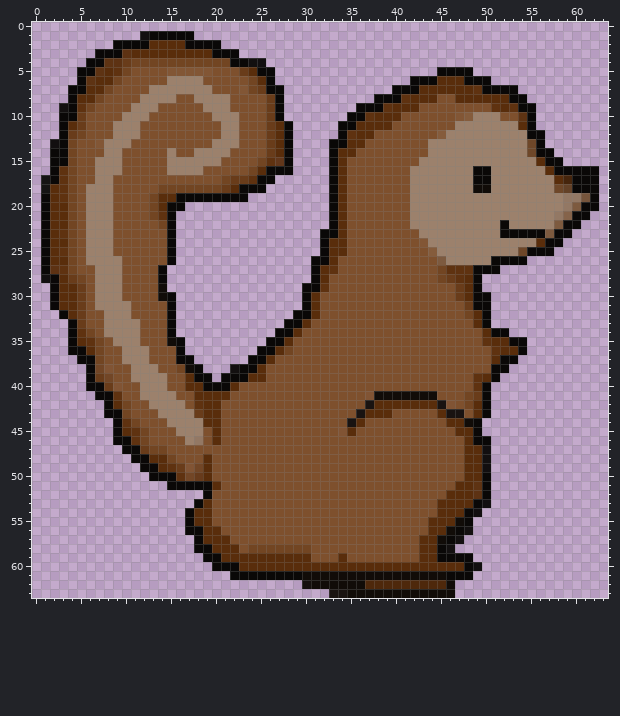
Pixel-art sprite: Assets/pixelArt/walkingAnimation/walking4.png. Above, as it was before the edit.
The file is 64x64 pixels. Pixels under 10% opacity are left out. Colours within 5 levels of each other are drawn and written as one.
Once edited:
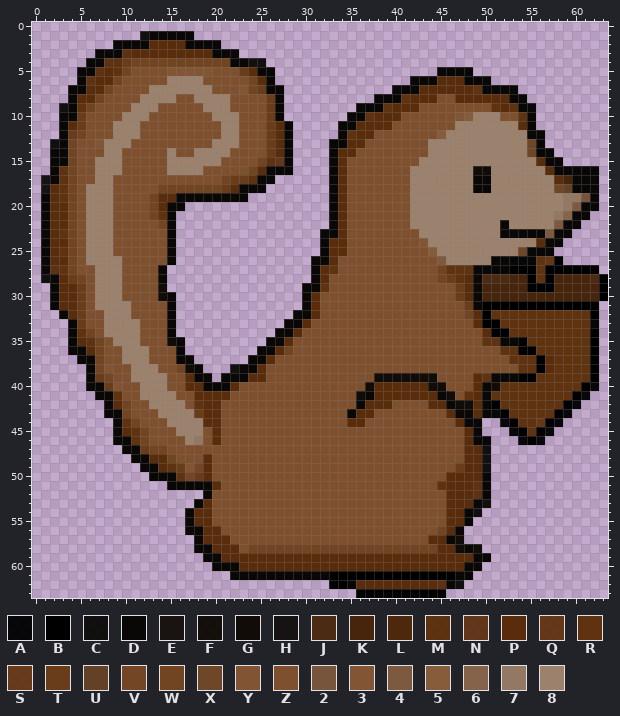
Palette (. is transparent): A #000000f4  B #000000  C #0a0807f3  D #0a0807  E #110c08f3  F #110c08f9  G #110c08  H #151413  J #46250cf3  K #46250c  L #4e280b  M #592d0af3  N #592d0bea  P #592d0b  Q #5f3210f3  R #5f3210  S #643716f7  T #693c1a  U #634127  V #6f4220f5  W #724522  X #6e4729  Y #7e502df3  Z #7e502d  2 #76553c  3 #825635  4 #7d5a3f  5 #855c3c  6 #85634a  7 #937864  8 #9c816c
The edit:
@@ x 47..52 @@
 15 888888
-16 88DD88
+16 88GG88
 17 88DD88
-18 88GG88
+18 88DD88
 19 888888
@@ x 28..63 @@
 25 ....DPPZZZZZZZZZ5888888888XDDD......
-26 ...DDPZZZZZZZZZZZ488888DDDD.........
-27 ...DPRZZZZZZZZZZZWRRRDDD............
-28 ...DPZZZZZZZZZZZZWTRPD..............
-29 ..DDRZZZZZZZZZZZZZZTPD..............
-30 ..DPZZZZZZZZZZZZZZZTPDD.............
-31 ..DPZZZZZZZZZZZZZZZZTDD.............
-32 .DDPZZZZZZZZZZZZZZZZWPD.............
-33 DDPZZZZZZZZZZZZZZZZZZPD.............
-34 DPZZZZZZZZZZZZZZZZZZZZPDD...........
-35 PZZZZZZZZZZZZZZZZZZZZZRPPDD.........
-36 WZZZZZZZZZZZZZZZZZZZZZZRPPD.........
-37 ZZZZZZZZZZZZZZZZZZZZZZZPDD..........
-38 ZZZZZZZZZZZZZZZZZZZZZZZDD...........
-39 ZZZZZZZZZZZZZZZZZZZZZRPD............
-40 ZZZZZZZZZZZZZZZZZZZZZRD.............
-41 ZZZZZZZZZYGGGGGGGZZZWTD.............
-42 ZZZZZZZZZEPPPPPPPEYZWPD.............
-43 ZZZZZZZZEPPPZZZZZPEEZPD.............
-44 ZZZZZZZEPZZZZZZZZZPPGD..............
-45 ZZZZZZYPZZZZZZZZZZZPPD..............
-46 ZZZZZZZZZZZZZZZZZZZZPDD.............
+26 ...DDPZZZZZZZZZZZ488888DDDDARQB.....
+27 ...DPRZZZZZZZZZZZWRRRDDDABBBRBBBBBB.
+28 ...DPZZZZZZZZZZZZWTRPDJJJKKBRBKKKKJB
+29 ..DDRZZZZZZZZZZZZZZTPDKKKKKBBBKKKKKB
+30 ..DPZZZZZZZZZZZZZZZTPDKKKKKKKKKKKKKB
+31 ..DPZZZZZZZZZZZZZZZZTDBBBBBBBBBBBBB.
+32 .DDPZZZZZZZZZZZZZZZZWPBRRRRRRRRRRRB.
+33 DDPZZZZZZZZZZZZZZZZZZPBBRRRRRRRRRRA.
+34 DPZZZZZZZZZZZZZZZZZZZZPBBRRRRRRRRRB.
+35 PZZZZZZZZZZZZZZZZZZZZZRRDDBRRRRRRRB.
+36 WZZZZZZZZZZZZZZZZZZZZZZZRRBBRRRRRRB.
+37 ZZZZZZZZZZZZZZZZZZZZZZZZZRRRBPRRRRB.
+38 ZZZZZZZZZZZZZZZZZZZZZZZZZZRRBPRRRRB.
+39 ZZZZZZZZZZGGGGGGGZZZZPRDDDBBRRRRRRB.
+40 ZZZZZZZZZGPPPPPPGGZZZPDGRRRRRRRRRBA.
+41 ZZZZZZZZGDPPPPPPPDGZRPDRRRRRRRRRBA..
+42 ZZZZZZZZDPPPZZZZPPDGGPDBRRRRRRRBA...
+43 ZZZZZZZDPPZZZZZZZZPDDPDABRRRRRBA....
+44 ZZZZZZZPPZZZZZZZZZZPDD..ABRRQBA.....
+45 ZZZZZZZZZZZZZZZZZZZZPD...ABRBA......
+46 ZZZZZZZZZZZZZZZZZZZZPDD...ABA.......
 47 ZZZZZZZZZZZZZZZZZZZZPPC.............
 48 ZZZZZZZZZZZZZZZZZZZZPPC.............
-49 ZZZZZZZZZZZZZZZZZZZZPPC.............
-50 ZZZZZZZZZZZZZZZZZZZZPPD.............
-51 ZZZZZZZZZZZZZZZZZZZPPMD.............
+49 ZZZZZZZZZZZZZZZZZZZTPPC.............
+50 ZZZZZZZZZZZZZZZZZZPPPPD.............
+51 ZZZZZZZZZZZZZZZZZRPPPMD.............
 52 ZZZZZZZZZZZZZZZZZZPPPMD.............
-53 ZZZZZZZZZZZZZZZZZPPPPDC.............
-54 ZZZZZZZZZZZZZZZZZPPPDC..............
-55 ZZZZZZZZZZZZZZZZPPPGD...............
-56 ZZZZZZZZZZZZZZZZPPGDC...............
-57 ZZZZZZZZZZZZZZZPPGDC................
-58 WWWZZZZZZZZZZZZPPDC.................
-59 PPPZZZPZZZZZZZZPPDDDD...............
-60 PPPPPPPPPPPPPPPPPPPPDC..............
-61 DDGGGGGGGGGGGGGGGGDDD...............
-62 ..FGGGGGGLLLLLLLLLG.................
-63 .....EEGGGGGGGGGGGG.................
+53 ZZZZZZZZZZZZZZZZZZPPPDC.............
+54 ZZZZZZZZZZZZZZZZZZPPDC..............
+55 ZZZZZZZZZZZZZZZZZZPPD...............
+56 ZZZZZZZZZZZZZZZZZWPD................
+57 ZZZZZZZZZZZZZZZZPPDG................
+58 WWWWWWWWWWWWWWWWWPPGDG..............
+59 PPPPPPPPPPPPPPPPPPPPPDD.............
+60 PPPPPPPPPPPPPPPPPPPPDD..............
+61 DDDDDBBBBBBBBBBBBBBDD...............
+62 .....BBAPPPPPPPPPMDC................
+63 ........BBBBBBBBBB..................
